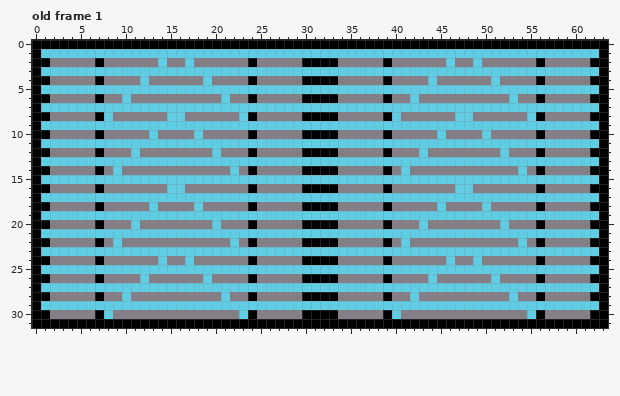
One commit to this pixel-art file: Assets/Assets-Nexus Factory/Estructuras/Transport/lvl1/asesprite/Transport_combination_lvl1.aseprite. That is the earlier state.
64x32 pixels, 1 frame. Shown: old frame 1. The commit also changed other frames, which this record leaves out.
Now the later version:
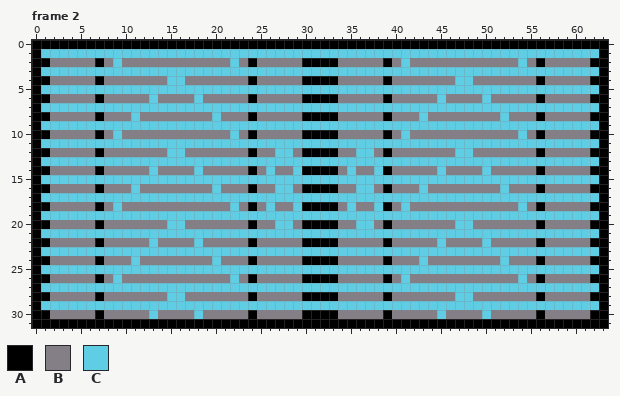
Palette (. is transparent): A #000000  B #847e87  C #5fcde4
A new or re-ordered frame is compared with the old frame closest to it.
Diff:
frames 1 -> 2
Changed rows in their new state; - is an unchanged pixel.
Frame 2 is new; against old frame 1:
first column x 8:
 2 -C----B--B----C------------------C----B--B----C-
 4 ----B--CC--B------------------------B--CC--B----
 6 --B--C----C--B--------------------B--C----C--B--
 8 B--C---BB---C--B----------------B--C---BB---C--B
10 -C---B----B---C------------------C---B----B---C-
12 ---B---CC---B------CC-------CC-----B---CC---B---
14 -B---C----C---B---C--C-----C--C--B---C----C---B-
16 ---C---BB---C------CC-------CC-----C---BB---C---
18 -C---B----B---C---C--C-----C--C--C---B----B---C-
20 ---B---CC---B------CC-------CC-----B---CC---B---
22 -B---C----C---B------------------B---C----C---B-
24 ---C--B--B--C----------------------C--B--B--C---
26 -C--B------B--C------------------C--B------B--C-
28 --B----CC----B--------------------B----CC----B--
30 B----C----C----B----------------B----C----C----B
Changed places in both pictures, as pixel boxes (x1, y1, x2, y2):
changed: (104, 58, 302, 319)
changed: (347, 58, 536, 319)
